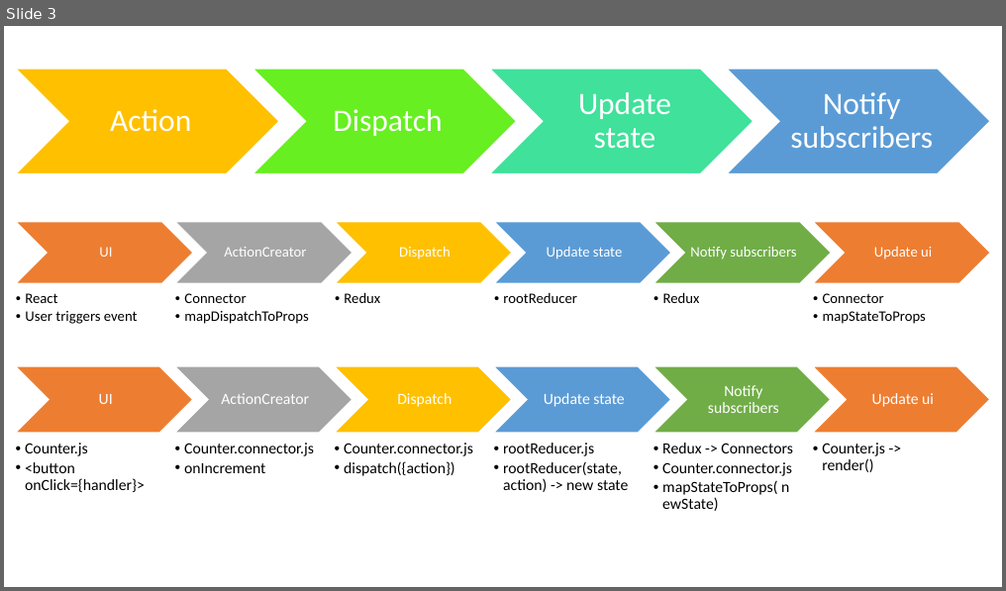
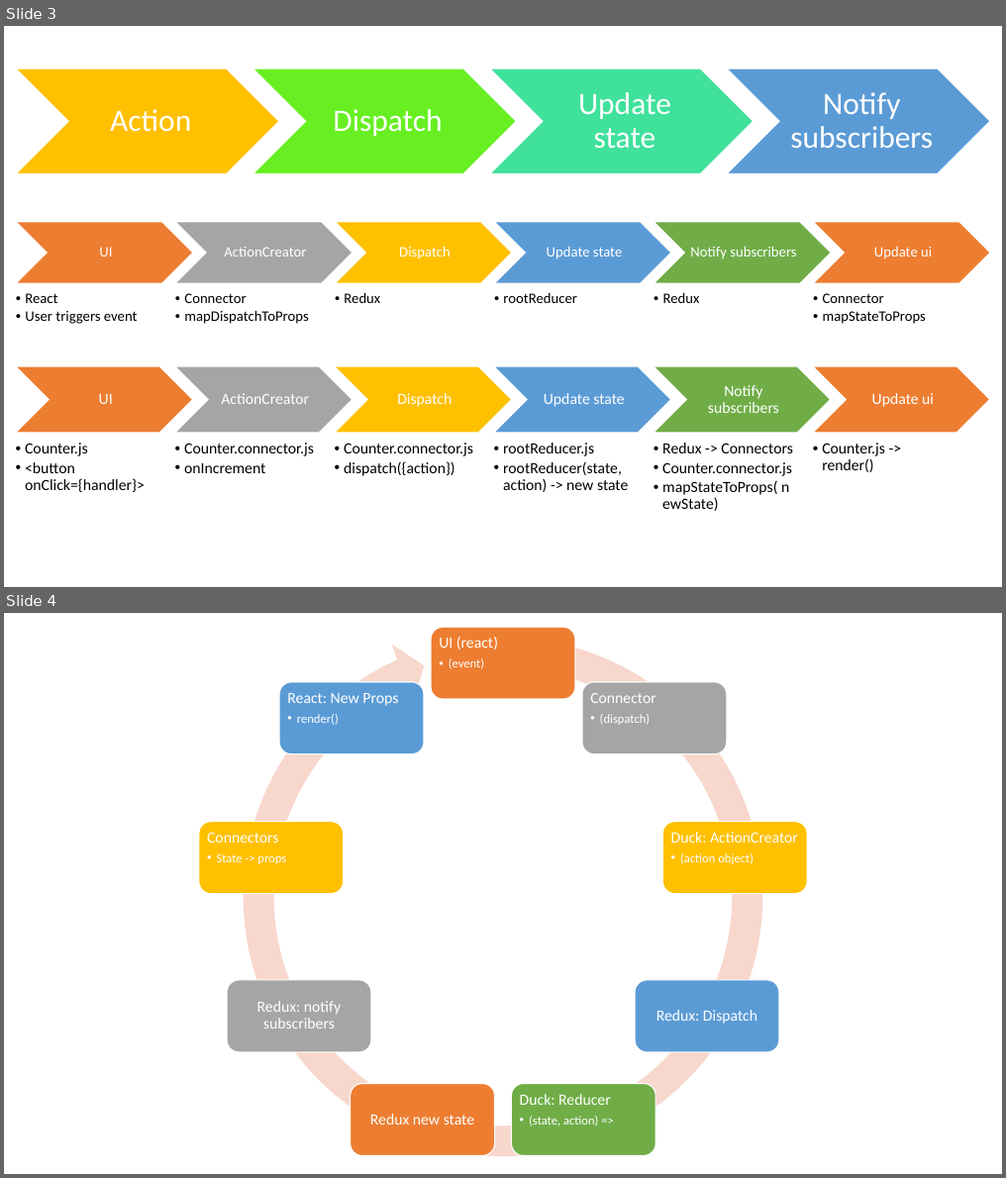
Before and after one commit to rudfoss/react-workshop, a slide deck: redux-overview.pptx. Shown one above the other, each under a label of ours: slide 3 before the commit, slides 3 and 4 after it. The pictures are 1006x591 and 1006x1178 pixels, drawn with LibreOffice and Linux fonts; fonts in the diff are those of the drawing. Boxes give left, top, right and bottom in pixels: in the first picture for what was removed or moved away, otherwise in the second. Text is boxed around its words. In the diff, an @@ line names an element or a change of style, - is before the commit and + after.

Commit message:
Updated PPT

```diff
--- a/redux-overview.pptx
+++ b/redux-overview.pptx
@@ slide 4 added at (x1=4, y1=613, x2=1002, y2=1174), background #FFFFFF @@
@@ group added at (x1=199, y1=621, x2=807, y2=1173): 9 rounded rectangles, 9 texts, 1 circular arrow @@
+UI (react)
+  • (event)
+Connector
+  • (dispatch)
+Duck: ActionCreator
+  • (action object)
+Redux: Dispatch
+Duck: Reducer
+  • (state, action) =>
+Redux new state
+Redux: notify subscribers
+Connectors
+  • State -> props
+React: New Props
+  • render()
```
